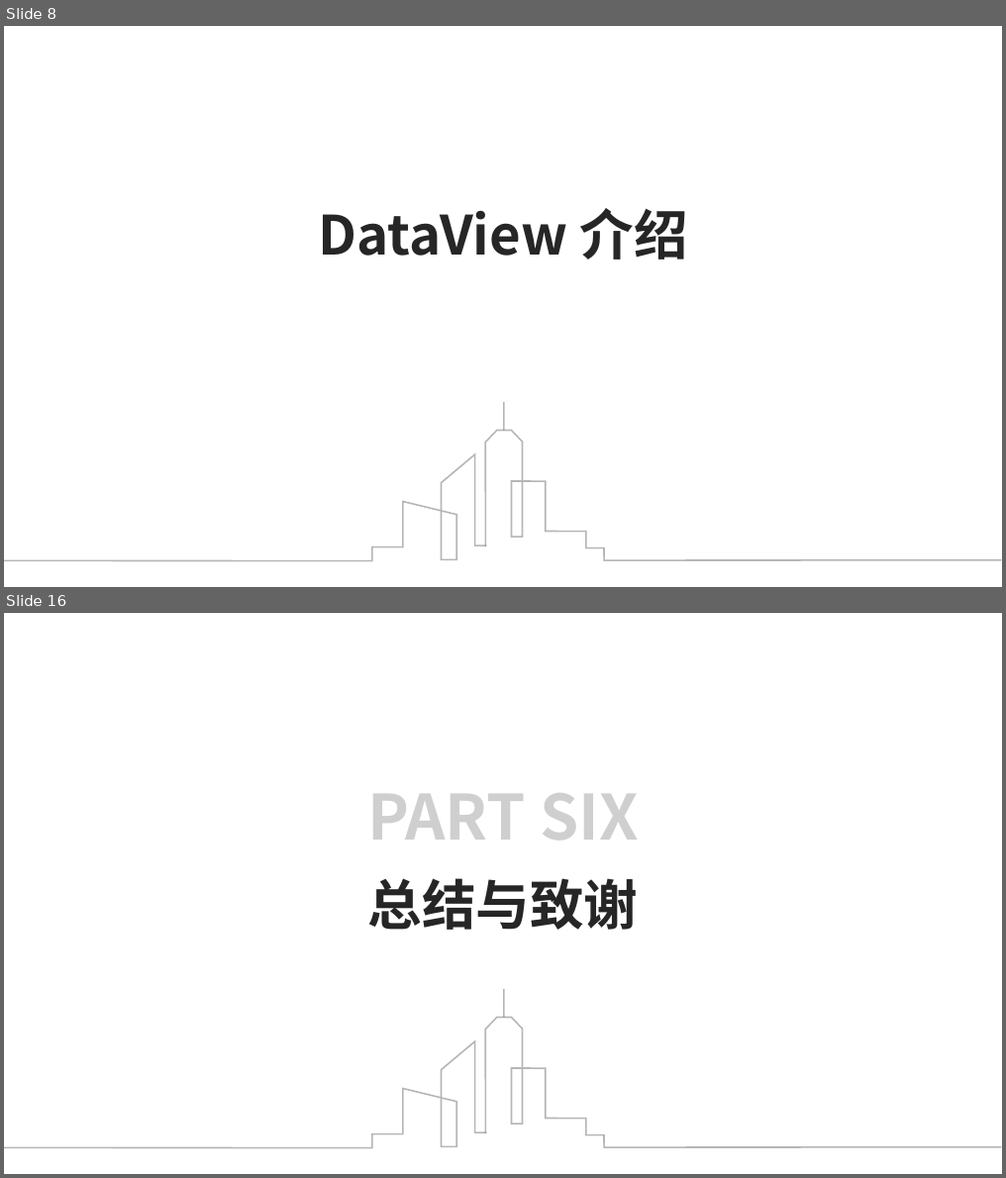
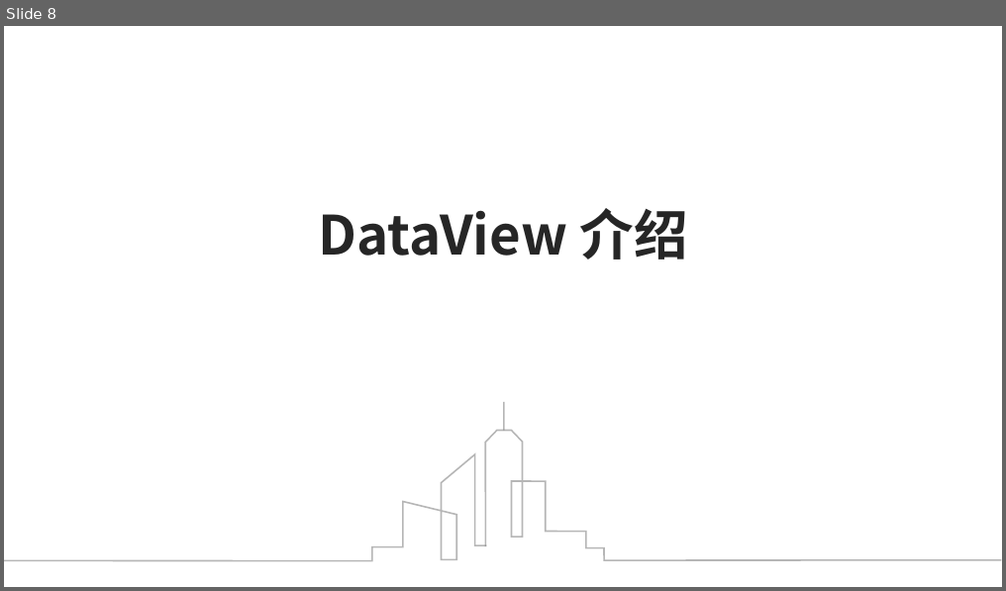
Before and after one commit to ClimbYU/js-binary-system, a slide deck: 关于前端二进制.pptx. Shown one above the other, each under a label of ours: slides 8 and 16 before the commit, slide 8 after it; the slides between them are not shown. The pictures are 1006x1178 and 1006x591 pixels, drawn with LibreOffice and Linux fonts; fonts in the diff are those of the drawing. Boxes give left, top, right and bottom in pixels: in the first picture for what was removed or moved away, otherwise in the second. Text is boxed around its words. In the diff, an @@ line names an element or a change of style, - is before the commit and + after.

```diff
--- a/关于前端二进制.pptx
+++ b/关于前端二进制.pptx
@@ slide 16 removed at (4,613,1002,1174), background #FFFFFF; not listed: 3 template elements that a slide beside it also shows @@
@@ text removed at (367,793,639,841) @@
-PART SIX
@@ title removed at (368,878,639,930) @@
-总结与致谢
```
Also in this commit, not shown: 1 slide changed, 8 other slides removed, 2 other files.
